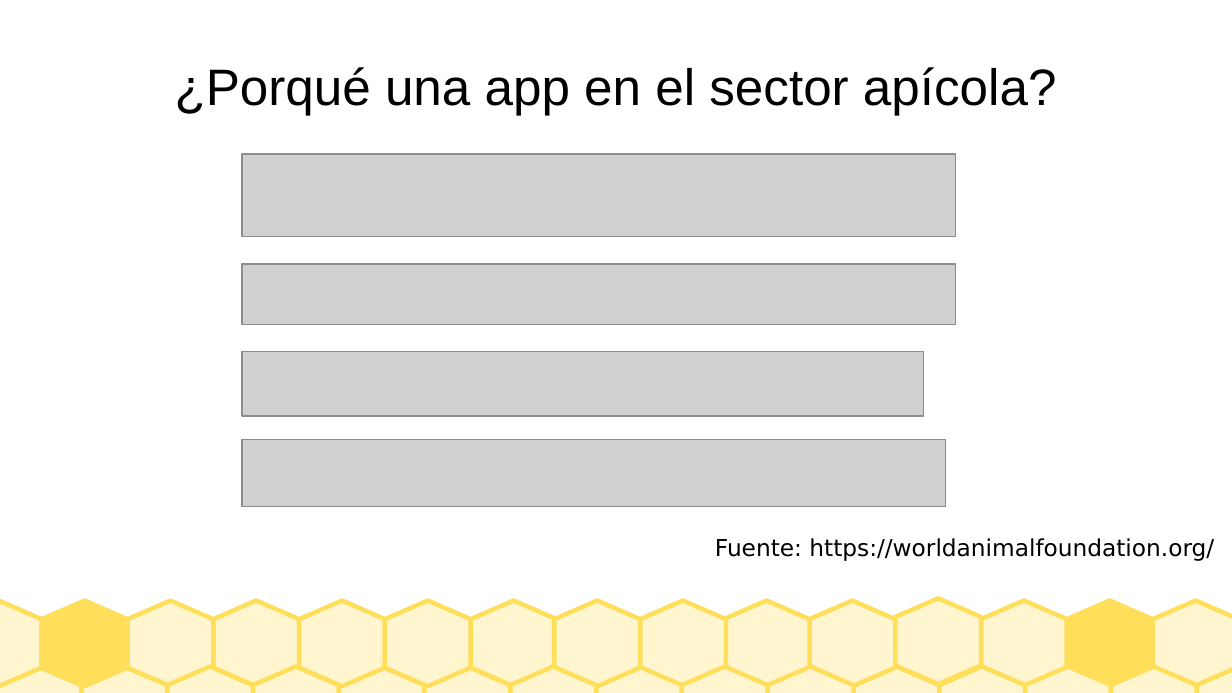
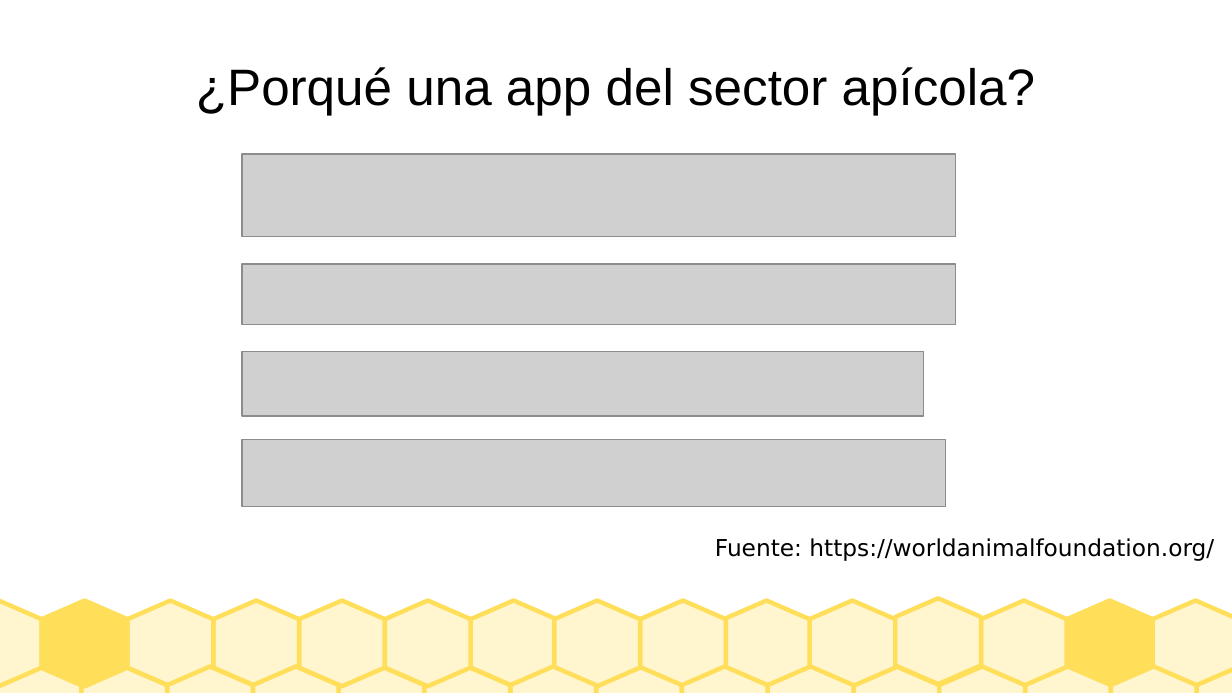
Before and after one commit to Ocklaf/PFC, a slide deck: slide 2 of PresentacionGesticolmenar.odp. Drawn at 1232x693 pixels with LibreOffice and Linux fonts; fonts in the diff are those of the drawing; grey boxes stand for pictures. Boxes give left, top, right and bottom in pixels: in the first picture for what was removed or moved away, otherwise in the second. Text is boxed around its words. In the diff, an @@ line names an element or a change of style, - is before the commit and + after.

```diff
--- a/PresentacionGesticolmenar.odp
+++ b/PresentacionGesticolmenar.odp
@@ title at [196, 67, 1036, 116]: text changed @@
-¿Porqué una app en el sector apícola?
+¿Porqué una app del sector apícola?
```
Also in this commit, not shown: 2 other slides changed, 4 slides added, 5 other files.
